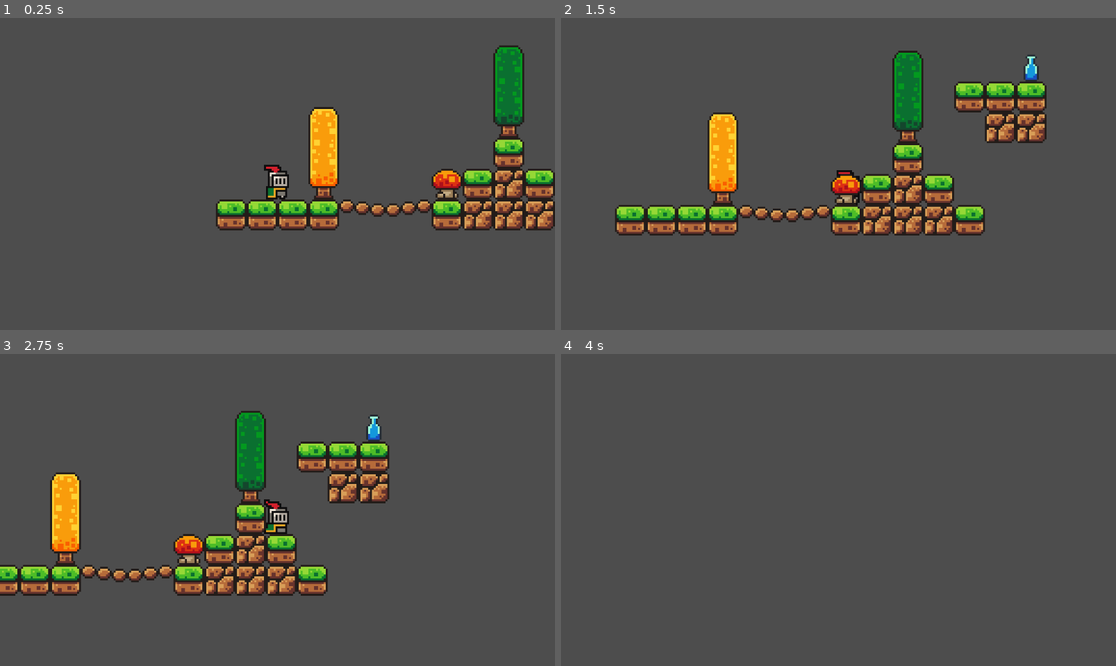
Above: before the commit, frames 1-4 (two rows, left to right).
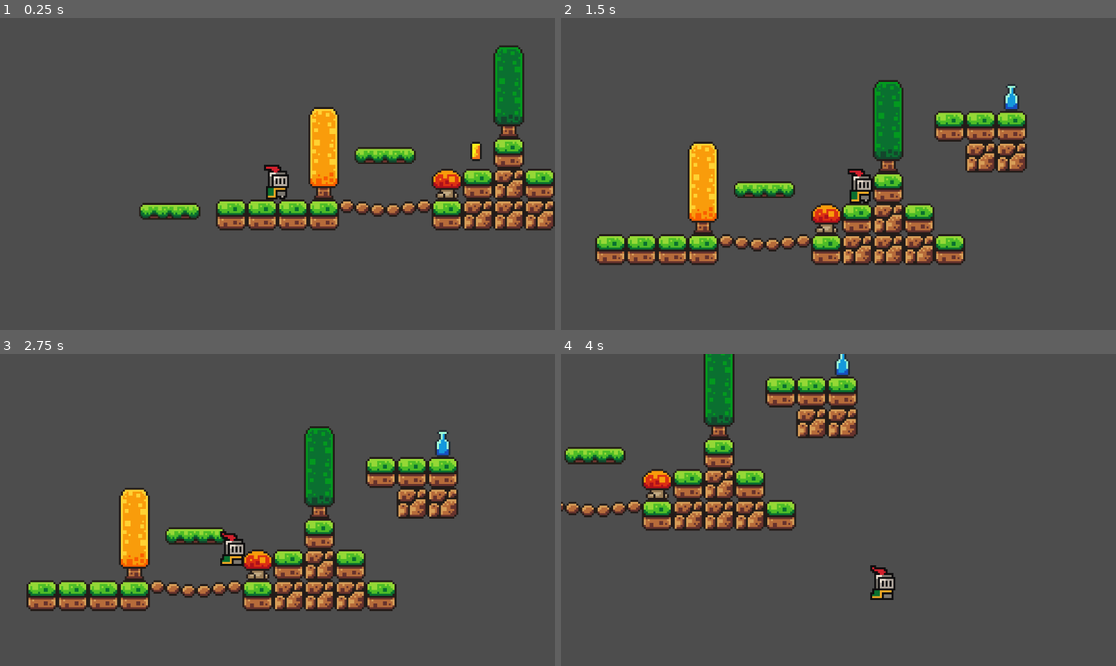
Above: after the commit, the same moments.

Repository: Gaffax2/Brackeys-GodotBeginnerTutorial
Game: Godot game, scene res://scenes/game.tscn
Same seed, same stepped clock (60 frames per second), same inputs: the game is played once before the commit and once after it.
Inputs:
- Up to frame 1 (0.25 s): no input
- Up to frame 2 (1.5 s): tap Enter (ui_accept) at 0.5, 0.77 s; hold Right (ui_right) from 0.53 s (still down)
- Up to frame 3 (2.75 s): tap Enter (ui_accept) at 1.52 s; release Right (ui_right) at 2.03 s; hold Left (ui_left) from 2.03 s (still down)
- Up to frame 4 (4 s): release Left (ui_left) at 2.78 s; hold Right (ui_right) from 2.78 s (still down); tap Enter (ui_accept) at 3.02, 3.77 s

The runs differ from the first frame. In frame 1, 1.3% of the frame differs, in the area x 25-87%, y 39-65%; in frame 2, 23%; in frame 3, 23%, in the area x 0-83%, y 18-83%; in frame 4, 11%.

Commit message:
Add coin and simple pickup behavior
Coin is removed when player enters body

Diff:
--- /dev/null
+++ b/scenes/coin.tscn
@@ -0,0 +1,113 @@
+[gd_scene load_steps=17 format=3 uid="uid://dakscqhxs4p6w"]
+
+[ext_resource type="Script" path="res://scripts/coin.gd" id="1_65rcg"]
+[ext_resource type="Texture2D" uid="uid://b63ly3tiyjs0w" path="res://assets/sprites/coin.png" id="1_yskl7"]
+
+[sub_resource type="AtlasTexture" id="AtlasTexture_syedf"]
+atlas = ExtResource("1_yskl7")
+region = Rect2(0, 0, 16, 16)
+
+[sub_resource type="AtlasTexture" id="AtlasTexture_eh10f"]
+atlas = ExtResource("1_yskl7")
+region = Rect2(16, 0, 16, 16)
+
+[sub_resource type="AtlasTexture" id="AtlasTexture_prlk2"]
+atlas = ExtResource("1_yskl7")
+region = Rect2(32, 0, 16, 16)
+
+[sub_resource type="AtlasTexture" id="AtlasTexture_gjnd4"]
+atlas = ExtResource("1_yskl7")
+region = Rect2(48, 0, 16, 16)
+
+[sub_resource type="AtlasTexture" id="AtlasTexture_kqlaf"]
+atlas = ExtResource("1_yskl7")
+region = Rect2(64, 0, 16, 16)
+
+[sub_resource type="AtlasTexture" id="AtlasTexture_t7gar"]
+atlas = ExtResource("1_yskl7")
+region = Rect2(80, 0, 16, 16)
+
+[sub_resource type="AtlasTexture" id="AtlasTexture_2h4ac"]
+atlas = ExtResource("1_yskl7")
+region = Rect2(96, 0, 16, 16)
+
+[sub_resource type="AtlasTexture" id="AtlasTexture_2bgm6"]
+atlas = ExtResource("1_yskl7")
+region = Rect2(112, 0, 16, 16)
+
+[sub_resource type="AtlasTexture" id="AtlasTexture_yu5pm"]
+atlas = ExtResource("1_yskl7")
+region = Rect2(128, 0, 16, 16)
+
+[sub_resource type="AtlasTexture" id="AtlasTexture_4mvc4"]
+atlas = ExtResource("1_yskl7")
+region = Rect2(144, 0, 16, 16)
+
+[sub_resource type="AtlasTexture" id="AtlasTexture_r384m"]
+atlas = ExtResource("1_yskl7")
+region = Rect2(160, 0, 16, 16)
+
+[sub_resource type="AtlasTexture" id="AtlasTexture_b2tx1"]
+atlas = ExtResource("1_yskl7")
+region = Rect2(176, 0, 16, 16)
+
+[sub_resource type="SpriteFrames" id="SpriteFrames_ormsr"]
+animations = [{
+"frames": [{
+"duration": 1.0,
+"texture": SubResource("AtlasTexture_syedf")
+}, {
+"duration": 1.0,
+"texture": SubResource("AtlasTexture_eh10f")
+}, {
+"duration": 1.0,
+"texture": SubResource("AtlasTexture_prlk2")
+}, {
+"duration": 1.0,
+"texture": SubResource("AtlasTexture_gjnd4")
+}, {
+"duration": 1.0,
+"texture": SubResource("AtlasTexture_kqlaf")
+}, {
+"duration": 1.0,
+"texture": SubResource("AtlasTexture_t7gar")
+}, {
+"duration": 1.0,
+"texture": SubResource("AtlasTexture_2h4ac")
+}, {
+"duration": 1.0,
+"texture": SubResource("AtlasTexture_2bgm6")
+}, {
+"duration": 1.0,
+"texture": SubResource("AtlasTexture_yu5pm")
+}, {
+"duration": 1.0,
+"texture": SubResource("AtlasTexture_4mvc4")
+}, {
+"duration": 1.0,
+"texture": SubResource("AtlasTexture_r384m")
+}, {
+"duration": 1.0,
+"texture": SubResource("AtlasTexture_b2tx1")
+}],
+"loop": true,
+"name": &"default",
+"speed": 10.0
+}]
+
+[sub_resource type="CircleShape2D" id="CircleShape2D_ksuur"]
+radius = 4.0
+
+[node name="coin" type="Area2D"]
+collision_mask = 2
+script = ExtResource("1_65rcg")
+
+[node name="AnimatedSprite2D" type="AnimatedSprite2D" parent="."]
+sprite_frames = SubResource("SpriteFrames_ormsr")
+autoplay = "default"
+frame_progress = 0.142212
+
+[node name="CollisionShape2D" type="CollisionShape2D" parent="."]
+shape = SubResource("CircleShape2D_ksuur")
+
+[connection signal="body_entered" from="." to="." method="_on_body_entered"]
--- a/scenes/game.tscn
+++ b/scenes/game.tscn
@@ -1,7 +1,9 @@
-[gd_scene load_steps=5 format=3 uid="uid://cp43s2ky1bvlo"]
+[gd_scene load_steps=10 format=3 uid="uid://cp43s2ky1bvlo"]
 
 [ext_resource type="PackedScene" uid="uid://c65poe76hjfra" path="res://scenes/player.tscn" id="1_pw1hy"]
 [ext_resource type="Texture2D" uid="uid://cvk0kif8yji16" path="res://assets/sprites/world_tileset.png" id="2_gro2x"]
+[ext_resource type="PackedScene" uid="uid://fmdvly5nghyq" path="res://scenes/platform.tscn" id="3_tpieu"]
+[ext_resource type="PackedScene" uid="uid://dakscqhxs4p6w" path="res://scenes/coin.tscn" id="4_1dn2w"]
 
 [sub_resource type="TileSetAtlasSource" id="TileSetAtlasSource_2got8"]
 texture = ExtResource("2_gro2x")
@@ -406,6 +408,43 @@
 physics_layer_0/collision_layer = 1
 sources/1 = SubResource("TileSetAtlasSource_2got8")
 
+[sub_resource type="Animation" id="Animation_fyj73"]
+resource_name = "move"
+loop_mode = 2
+tracks/0/type = "value"
+tracks/0/imported = false
+tracks/0/enabled = true
+tracks/0/path = NodePath(".:position")
+tracks/0/interp = 1
+tracks/0/loop_wrap = true
+tracks/0/keys = {
+"times": PackedFloat32Array(0, 1),
+"transitions": PackedFloat32Array(1, 1),
+"update": 0,
+"values": [Vector2(-49, 22), Vector2(-80, 22)]
+}
+
+[sub_resource type="Animation" id="Animation_qjcdi"]
+length = 0.001
+tracks/0/type = "value"
+tracks/0/imported = false
+tracks/0/enabled = true
+tracks/0/path = NodePath(".:position")
+tracks/0/interp = 1
+tracks/0/loop_wrap = true
+tracks/0/keys = {
+"times": PackedFloat32Array(0),
+"transitions": PackedFloat32Array(1),
+"update": 0,
+"values": [Vector2(-49, 22)]
+}
+
+[sub_resource type="AnimationLibrary" id="AnimationLibrary_akp60"]
+_data = {
+"RESET": SubResource("Animation_qjcdi"),
+"move": SubResource("Animation_fyj73")
+}
+
 [node name="Game" type="Node2D"]
 
 [node name="Player" parent="." instance=ExtResource("1_pw1hy")]
@@ -418,3 +457,18 @@
 tile_set = SubResource("TileSet_via11")
 format = 2
 layer_0/tile_data = PackedInt32Array(131071, 1, 0, 65537, 1, 0, 65536, 1, 0, 131070, 1, 0, 65538, 589825, 0, 65539, 655 …(357 unchanged characters)…
+
+[node name="Platform" parent="." instance=ExtResource("3_tpieu")]
+position = Vector2(56, -7)
+
+[node name="Platform2" parent="." instance=ExtResource("3_tpieu")]
+position = Vector2(-49, 22)
+
+[node name="AnimationPlayer" type="AnimationPlayer" parent="Platform2"]
+libraries = {
+"": SubResource("AnimationLibrary_akp60")
+}
+autoplay = "move"
+
+[node name="coin" parent="." instance=ExtResource("4_1dn2w")]
+position = Vector2(103, -9)
--- /dev/null
+++ b/scenes/platform.tscn
@@ -0,0 +1,18 @@
+[gd_scene load_steps=3 format=3 uid="uid://fmdvly5nghyq"]
+
+[ext_resource type="Texture2D" uid="uid://b4vl2si48khy3" path="res://assets/sprites/platforms.png" id="1_hts21"]
+
+[sub_resource type="RectangleShape2D" id="RectangleShape2D_kep10"]
+size = Vector2(29, 8)
+
+[node name="Platform" type="AnimatableBody2D"]
+
+[node name="Sprite2D" type="Sprite2D" parent="."]
+texture = ExtResource("1_hts21")
+region_enabled = true
+region_rect = Rect2(16.2686, 0, 32.0259, 8.97202)
+
+[node name="CollisionShape2D" type="CollisionShape2D" parent="."]
+position = Vector2(-0.5, 0)
+shape = SubResource("RectangleShape2D_kep10")
+one_way_collision = true
--- a/scenes/player.tscn
+++ b/scenes/player.tscn
@@ -43,6 +43,8 @@
 radius = 6.0
 
 [node name="Player" type="CharacterBody2D"]
+z_index = 5
+collision_layer = 2
 script = ExtResource("1_kgaq7")
 
 [node name="AnimatedSprite2D" type="AnimatedSprite2D" parent="."]
--- /dev/null
+++ b/scripts/coin.gd
@@ -0,0 +1,4 @@
+extends Area2D
+
+func _on_body_entered(body):
+	queue_free()
